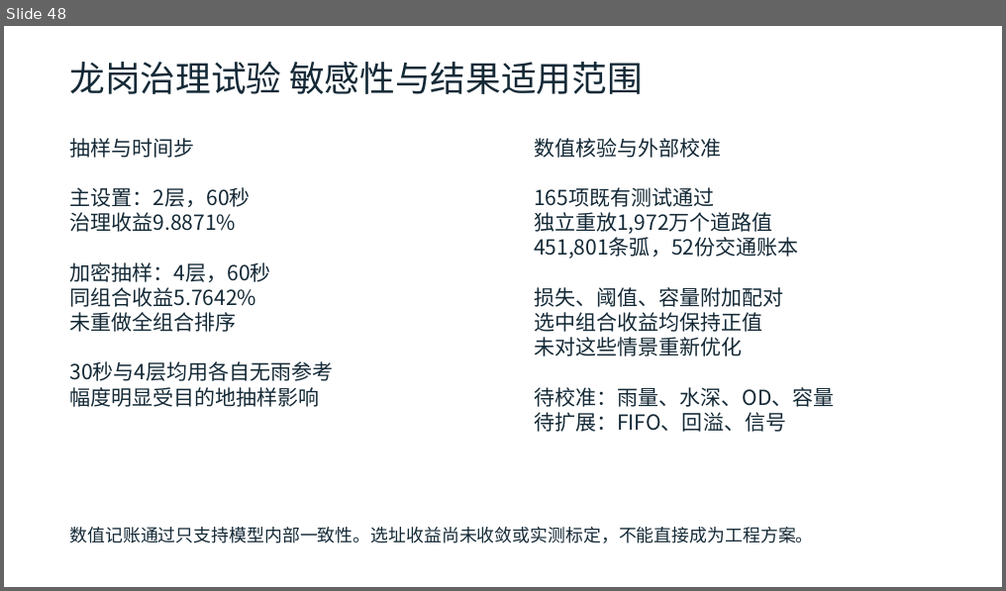
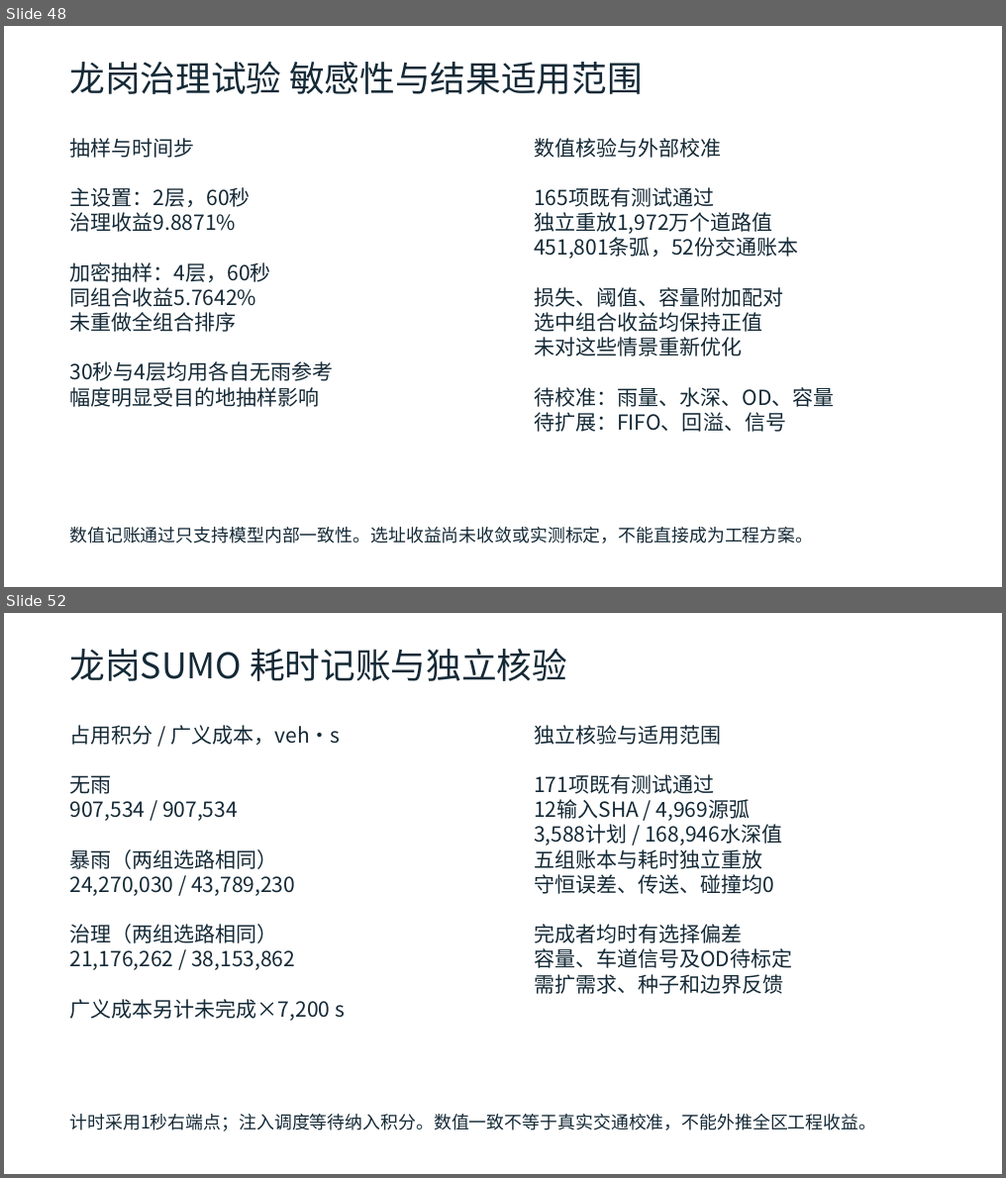
Before and after one commit to zhzhzh666/jiaotong, a slide deck: docs/deliverables/开题与阶段进展汇报.pptx. Shown one above the other, each under a label of ours: slide 48 before the commit, slides 48 and 52 after it; the slides between them are not shown. The pictures are 1006x591 and 1006x1178 pixels, drawn with LibreOffice and Linux fonts; fonts in the diff are those of the drawing. Boxes give left, top, right and bottom in pixels: in the first picture for what was removed or moved away, otherwise in the second. Text is boxed around its words. In the diff, an @@ line names an element or a change of style, - is before the commit and + after.

```diff
--- a/docs/deliverables/开题与阶段进展汇报.pptx
+++ b/docs/deliverables/开题与阶段进展汇报.pptx
@@ slide 52 added at (4,613,1002,1174), background #FFFFFF @@
@@ text added at (69,649,567,681), 34 pt, text #142936 @@
+龙岗SUMO 耗时记账与独立核验
@@ text added at (69,725,345,1021), 20 pt, text #142936 @@
+占用积分 / 广义成本，veh·s
+无雨
+907,534 / 907,534
+暴雨（两组选路相同）
+24,270,030 / 43,789,230
+治理（两组选路相同）
+21,176,262 / 38,153,862
+广义成本另计未完成×7,200 s
@@ text added at (534,725,792,994), 20 pt, text #142936 @@
+独立核验与适用范围
+171项既有测试通过
+12输入SHA / 4,969源弧
+3,588计划 / 168,946水深值
+五组账本与耗时独立重放
+守恒误差、传送、碰撞均0
+完成者均时有选择偏差
+容量、车道信号及OD待标定
+需扩需求、种子和边界反馈
@@ text added at (69,1114,876,1132), 17 pt, text #142936 @@
+计时采用1秒右端点；注入调度等待纳入积分。数值一致不等于真实交通校准，不能外推全区工程收益。
```
Also in this commit, not shown: 8 slides changed, 4 other slides added, 17 other files.
